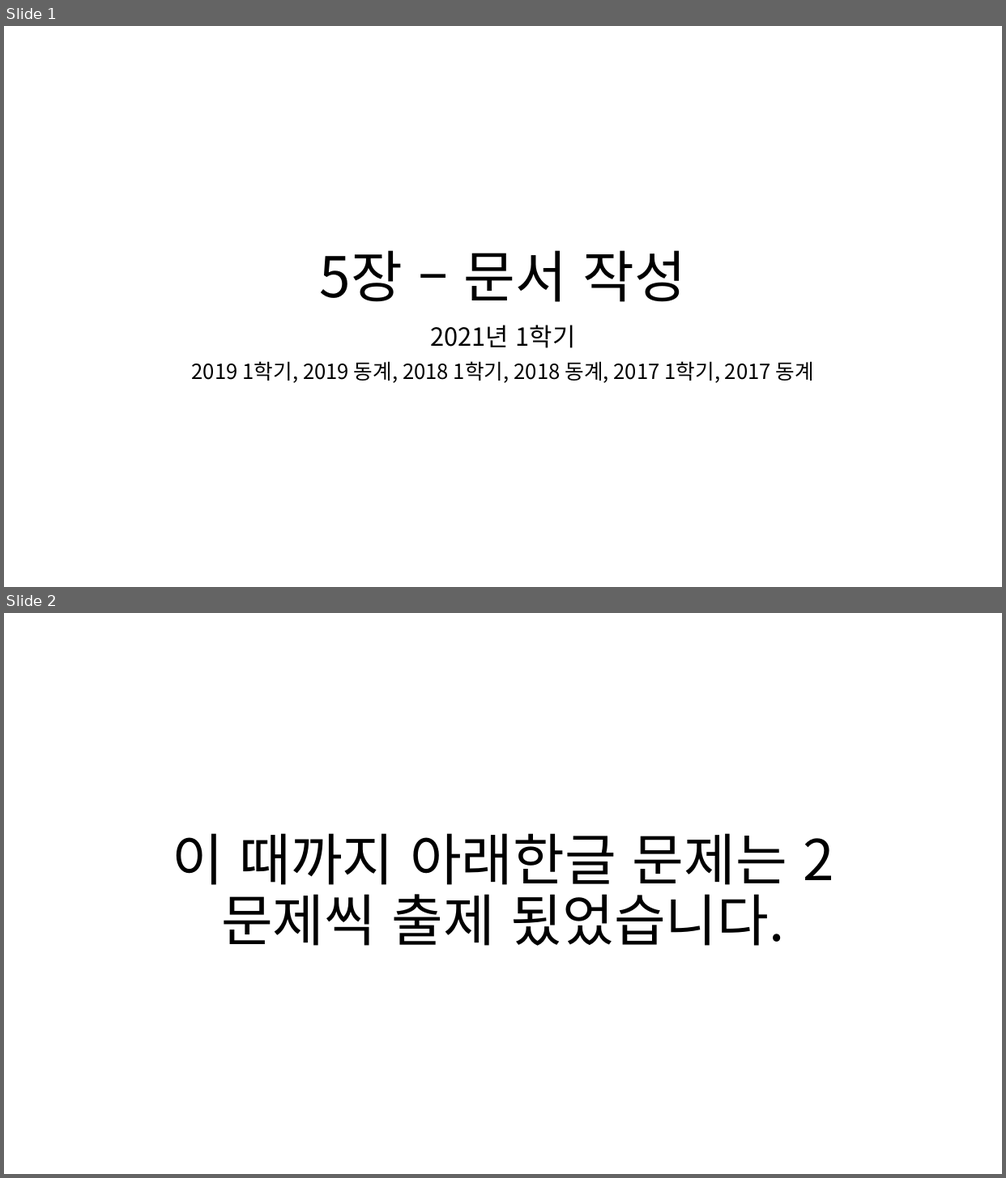
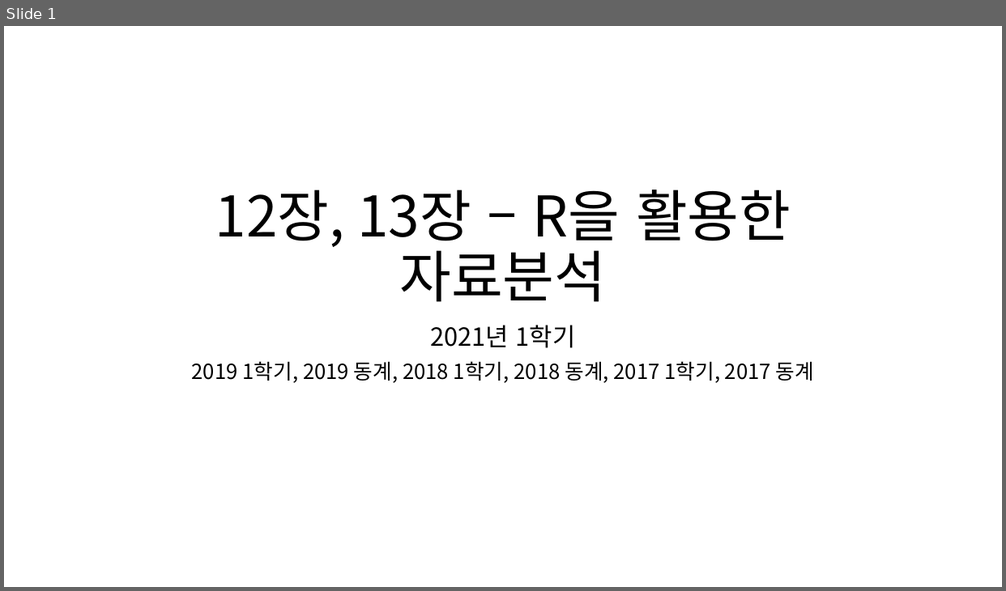
Before and after one commit to kukaro/Introduction-Data-Processing, a slide deck: sample-question/5장 – 문서 작성.pptx. Shown one above the other, each under a label of ours: slides 1 and 2 before the commit, slide 1 after it. The pictures are 1006x1178 and 1006x591 pixels, drawn with LibreOffice and Linux fonts; fonts in the diff are those of the drawing. Boxes give left, top, right and bottom in pixels: in the first picture for what was removed or moved away, otherwise in the second. Text is boxed around its words. In the diff, an @@ line names an element or a change of style, - is before the commit and + after.

```diff
--- a/sample-question/5장 – 문서 작성.pptx
+++ b/sample-question/5장 – 문서 작성.pptx
@@ slide 2 removed at (4, 613, 1002, 1174), background #FFFFFF @@
@@ title removed at (172, 833, 787, 946) @@
-이 때까지 아래한글 문제는 2문제씩 출제 됬었습니다.
@@ slide 1 changed as well @@
@@ title at (215, 190, 791, 302): text changed @@
-5장 – 문서 작성
+12장, 13장 – R을 활용한 자료분석
```
Also in this commit, not shown: 4 other slides changed, 10 slides added, 3 other slides removed, 1 other file.
